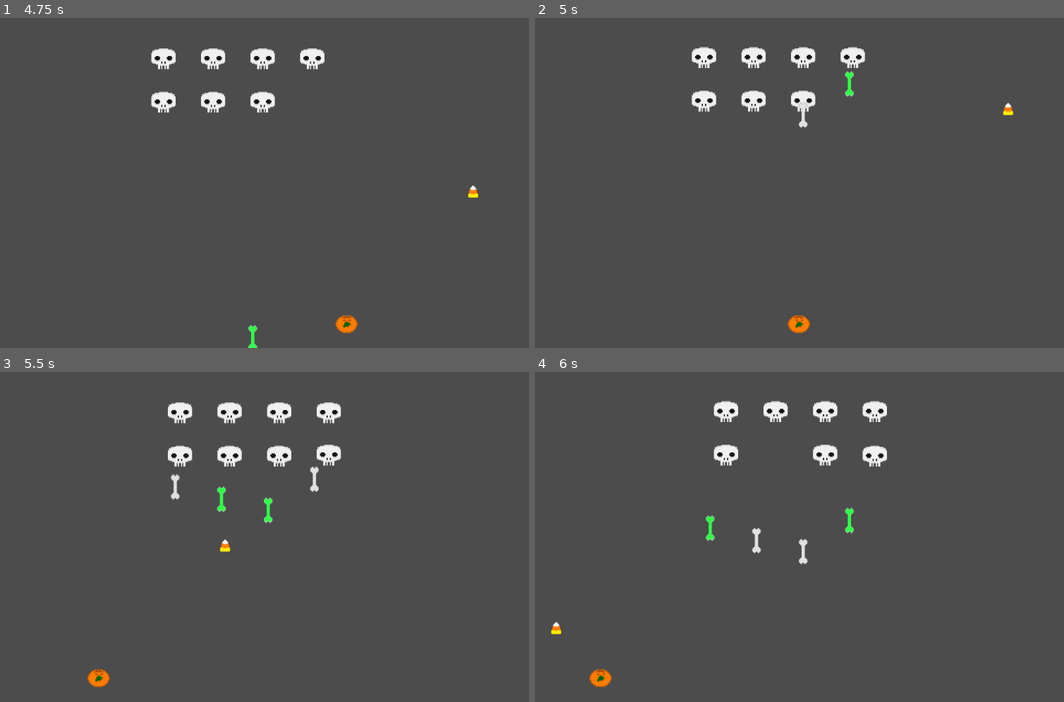
Above: before the commit, frames 1-4 (two rows, left to right).
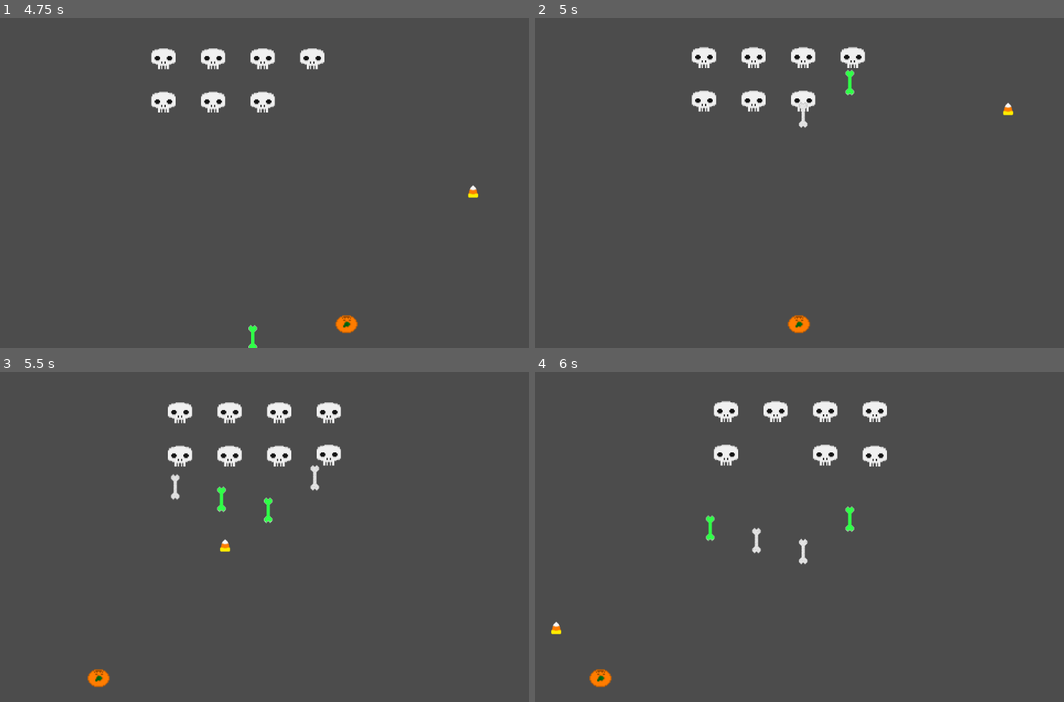
Above: after the commit, the same moments.

Repository: jdibble21/MJ-Spooky-Invaders
Game: Godot game, scene res://src/Level.tscn
Two runs of this game, one before a commit and one after it. Both use one fixed random seed, a clock stepped at 60 frames per second and the inputs below.
Inputs:
- Up to frame 1 (4.75 s): hold Right (move_right) 0.53-1.28 s; tap Space (fire) every 0.75 s from 0.6 to 4.35 s; hold Left (move_left) 1.28-2.03 s; hold Right (move_right) 2.03-3.53 s; hold Left (move_left) from 3.53 s (still down)
- Up to frame 2 (5 s): keep holding Left (move_left)
- Up to frame 3 (5.5 s): keep holding Left (move_left); tap Space (fire) at 5.1 s
- Up to frame 4 (6 s): release Left (move_left) at 5.78 s; hold Right (move_right) from 5.78 s (still down); tap Space (fire) at 5.85 s

Frame 1 is identical in both runs. In frame 2, less than 0.1% of the frame differs, in the area x 58-61%, y 15-24%; in frame 3, less than 0.1%; in frame 4, less than 0.1%.

Commit message:
Add player hit detection

Diff:
--- a/project/src/EnemyBullet.tscn
+++ b/project/src/EnemyBullet.tscn
@@ -12,9 +12,19 @@
 "speed": 10.0
 } ]
 
-[node name="EnemyBullet" type="Area2D"]
+[sub_resource type="CapsuleShape2D" id=2]
+radius = 6.0
+height = 33.5
+
+[node name="EnemyBullet" type="Area2D" groups=[
+"enemy_bullet",
+]]
 script = ExtResource( 3 )
 
 [node name="AnimatedSprite" type="AnimatedSprite" parent="."]
 frames = SubResource( 1 )
 animation = "firing"
+
+[node name="CollisionShape2D" type="CollisionShape2D" parent="."]
+position = Vector2( 0, 1 )
+shape = SubResource( 2 )
--- a/project/src/Player.gd
+++ b/project/src/Player.gd
@@ -31,3 +31,13 @@
 	var b = BULLET.instance()
 	owner.add_child(b)
 	b.transform = $Muzzle.global_transform
+
+
+
+func _on_HitBox_area_entered(area):
+	#if area.is_in_group("enemy_bullet"):
+	print("Player is hit!!")
+
+
+func _on_HitBox_body_entered(body):
+	print("player is hit!")
--- a/project/src/Player.tscn
+++ b/project/src/Player.tscn
@@ -1,27 +1,34 @@
-[gd_scene load_steps=4 format=2]
+[gd_scene load_steps=5 format=2]
 
 [ext_resource path="res://src/Player.gd" type="Script" id=1]
 [ext_resource path="res://assets/character_sprites/player_sprite.png" type="Texture" id=2]
 
 [sub_resource type="CircleShape2D" id=1]
-radius = 19.7991
+radius = 17.0773
+
+[sub_resource type="CircleShape2D" id=2]
+radius = 19.3558
 
 [node name="Player" type="KinematicBody2D"]
 position = Vector2( -4, 113 )
 script = ExtResource( 1 )
-__meta__ = {
-"_edit_group_": true
-}
 
 [node name="Sprite" type="Sprite" parent="."]
 position = Vector2( 494.281, 556.679 )
 texture = ExtResource( 2 )
 
-[node name="CollisionShape2D" type="CollisionShape2D" parent="."]
-position = Vector2( 495.946, 557.299 )
-shape = SubResource( 1 )
-
 [node name="Muzzle" type="Position2D" parent="." groups=[
 "player",
 ]]
 position = Vector2( 495.919, 535.575 )
+
+[node name="CollisionShape2D" type="CollisionShape2D" parent="."]
+position = Vector2( 495.673, 558.048 )
+shape = SubResource( 1 )
+
+[node name="HitBox" type="Area2D" parent="."]
+
+[node name="CollisionShape2D" type="CollisionShape2D" parent="HitBox"]
+position = Vector2( 495.888, 557.731 )
+shape = SubResource( 2 )
+[connection signal="area_entered" from="HitBox" to="." method="_on_HitBox_area_entered"]
--- a/project/src/SpawnPoints.gd
+++ b/project/src/SpawnPoints.gd
@@ -68,10 +68,6 @@
 	var new_bonus = BONUS_ENEMY.instance()
 	new_bonus.connect("bonus_destroyed",self,"_on_bonus_destroyed")
 	add_child(new_bonus)
-	if random_spawn == 0:
-		new_bonus.position = _bonus_one
-	if random_spawn == 1:
-		new_bonus.position = _bonus_two
 
 
 func _on_bonus_destroyed():
Not shown: 1 places in project/src/EnemyBullet.tscn that only renumber resources
